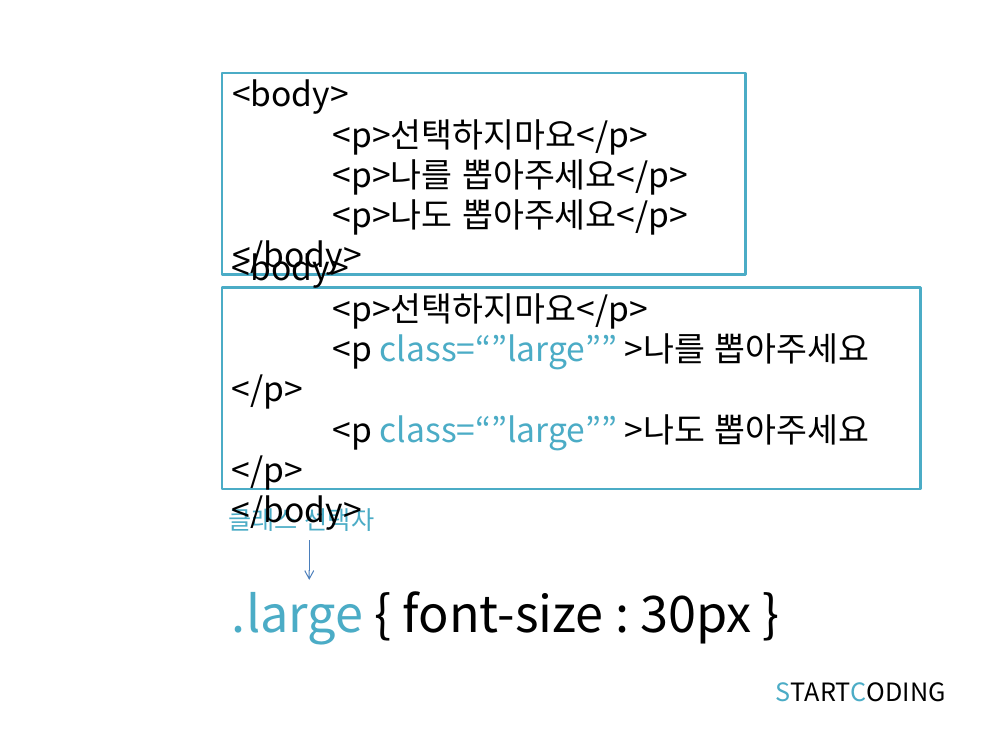
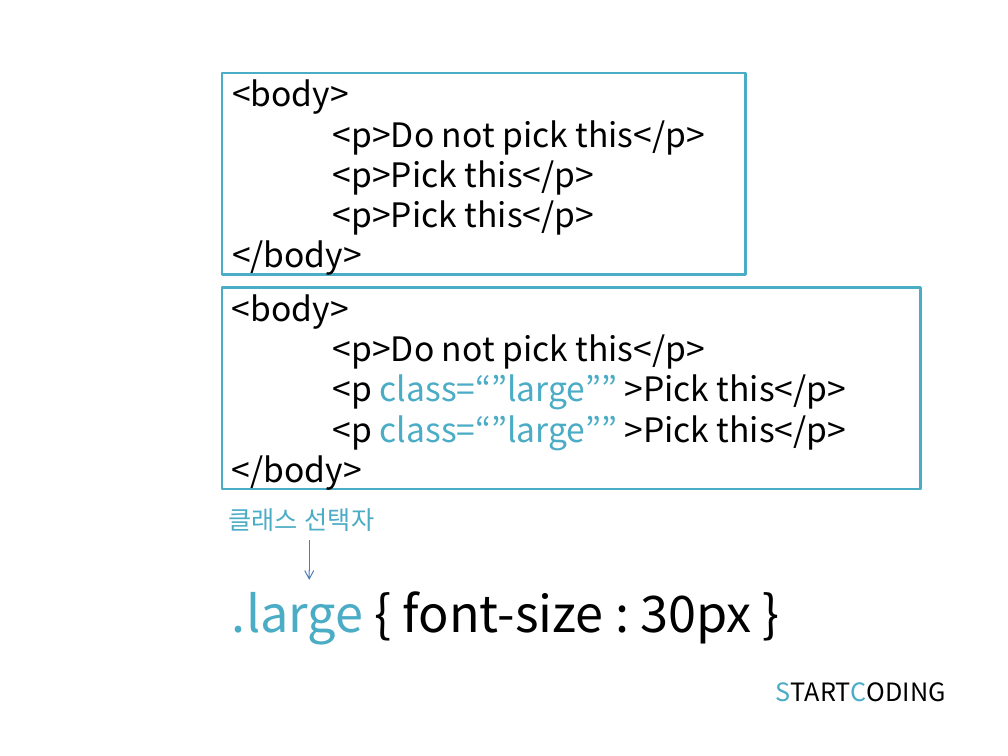
Before and after one commit to kwonkijun/web, a slide deck: slide 9 of 프론트엔드기초(PPT)/CSS3 2강_CSS 셀렉터.pptx. Drawn at 1008x756 pixels with LibreOffice and Linux fonts; fonts in the diff are those of the drawing. Boxes give left, top, right and bottom in pixels: in the first picture for what was removed or moved away, otherwise in the second. Text is boxed around its words. In the diff, an @@ line names an element or a change of style, - is before the commit and + after.

```diff
--- a/프론트엔드기초(PPT)/CSS3 2강_CSS 셀렉터.pptx
+++ b/프론트엔드기초(PPT)/CSS3 2강_CSS 셀렉터.pptx
@@ text in rectangle at (x1=333, y1=120, x2=705, y2=235): text changed @@
-<p>선택하지마요</p>
-<p>나를 뽑아주세요</p>
-<p>나도 뽑아주세요</p>
+<p>Do not pick this</p>
+<p>Pick this</p>
+<p>Pick this</p>
@@ text in rectangle at (x1=333, y1=334, x2=846, y2=451): text changed @@
-<p>선택하지마요</p>
-<p class=“”large”” >나를 뽑아주세요</p>
-<p class=“”large”” >나도 뽑아주세요</p>
+<p>Do not pick this</p>
+<p class=“”large”” >Pick this</p>
+<p class=“”large”” >Pick this</p>
```
Also in this commit, not shown: 1 other slide changed, 18 other files.
